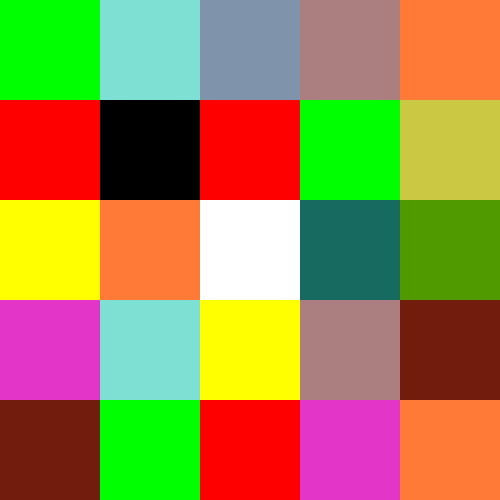
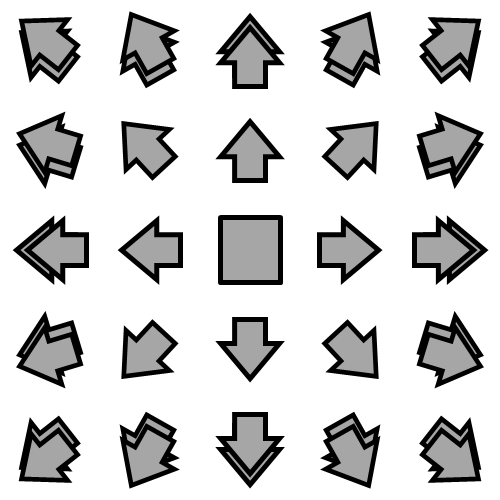
Before/after of a 500×500 layered artwork. What changed in the layer stack:
painted on "X=2, Y=2" over [400, 0, 500, 100]
painted on "X=1, Y=2" over [300, 0, 400, 100]
painted on "X=0, Y=2" over [200, 0, 300, 100]
painted on "X=2, Y=1" over [400, 100, 500, 200]
painted on "X=2, Y=0" over [400, 200, 500, 300]
painted on "X=2, Y=-1" over [400, 300, 500, 400]
painted on "X=2, Y=-2" over [400, 400, 500, 500]
painted on "X=1, Y=-2" over [300, 400, 400, 500]
painted on "X=1, Y=-1" over [300, 300, 400, 400]
painted on "X=1, Y=0" over [300, 200, 400, 300]
painted on "X=1, Y=1" over [300, 100, 400, 200]
painted on "X=0, Y=1" over [200, 100, 300, 200]
painted on "X=0, Y=-1" over [200, 300, 300, 400]
painted on "X=0, Y=-2" over [200, 400, 300, 500]
painted on "X=-1, Y=-2" over [100, 400, 200, 500]
painted on "X=-1, Y=-1" over [100, 300, 200, 400]
painted on "X=-1, Y=0" over [100, 200, 200, 300]
painted on "X=-1, Y=1" over [100, 100, 200, 200]
painted on "X=-1, Y=2" over [100, 0, 200, 100]
painted on "X=-2, Y=2" over [0, 0, 100, 100]
painted on "X=-2, Y=1" over [0, 100, 100, 200]
painted on "X=-2, Y=0" over [0, 200, 100, 300]
painted on "X=-2, Y=-1" over [0, 300, 100, 400]
painted on "X=-2, Y=-2" over [0, 400, 100, 500]
…and 1 more changes (1 painted)
